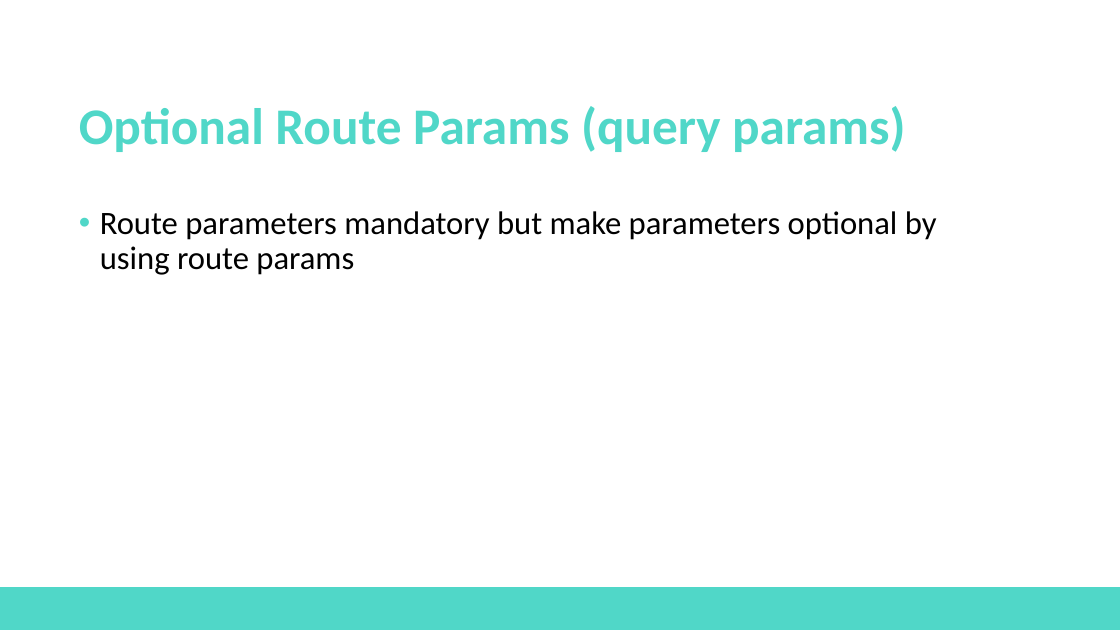
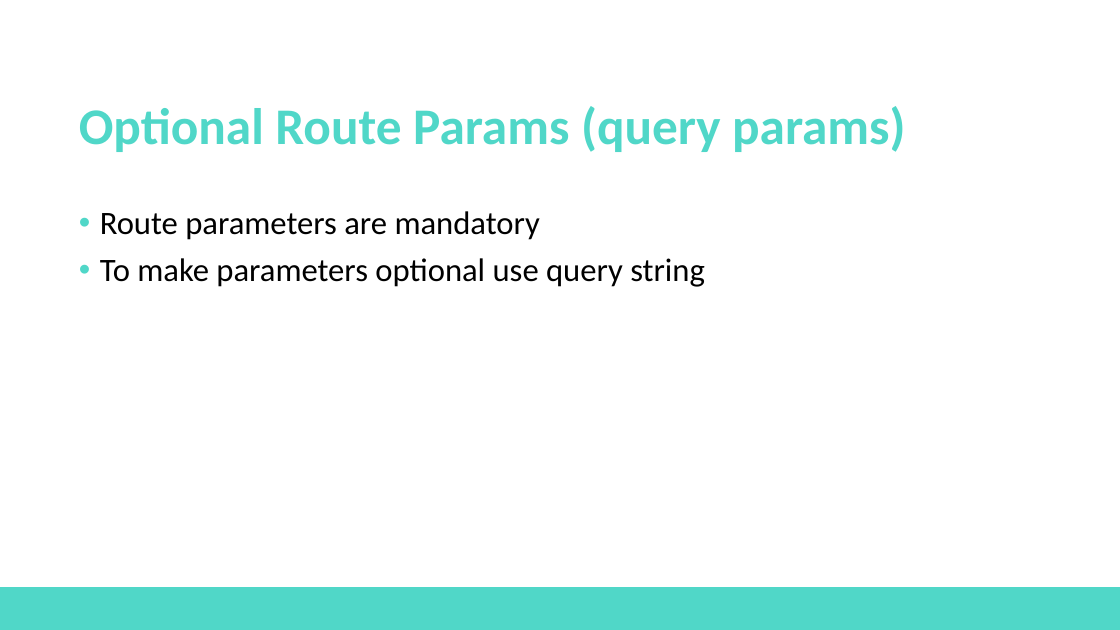
Before and after one commit to baluragala/node-courseware, a slide deck: slide 8 of nodejs-m7-routing-in-depth/slides/nodejs-m7-routing-in-depth.pptx. Drawn at 1120x630 pixels with LibreOffice and Linux fonts; fonts in the diff are those of the drawing; background and template pictures are left out. Boxes give left, top, right and bottom in pixels: in the first picture for what was removed or moved away, otherwise in the second. Text is boxed around its words. In the diff, an @@ line names an element or a change of style, - is before the commit and + after.

```diff
--- a/nodejs-m7-routing-in-depth/slides/nodejs-m7-routing-in-depth.pptx
+++ b/nodejs-m7-routing-in-depth/slides/nodejs-m7-routing-in-depth.pptx
@@ text at (100,211,705,287): text changed @@
-• Route parameters mandatory but make parameters optional by using route params
+• Route parameters are mandatory
+• To make parameters optional use query string
```
Also in this commit, not shown: 1 other slide changed.
